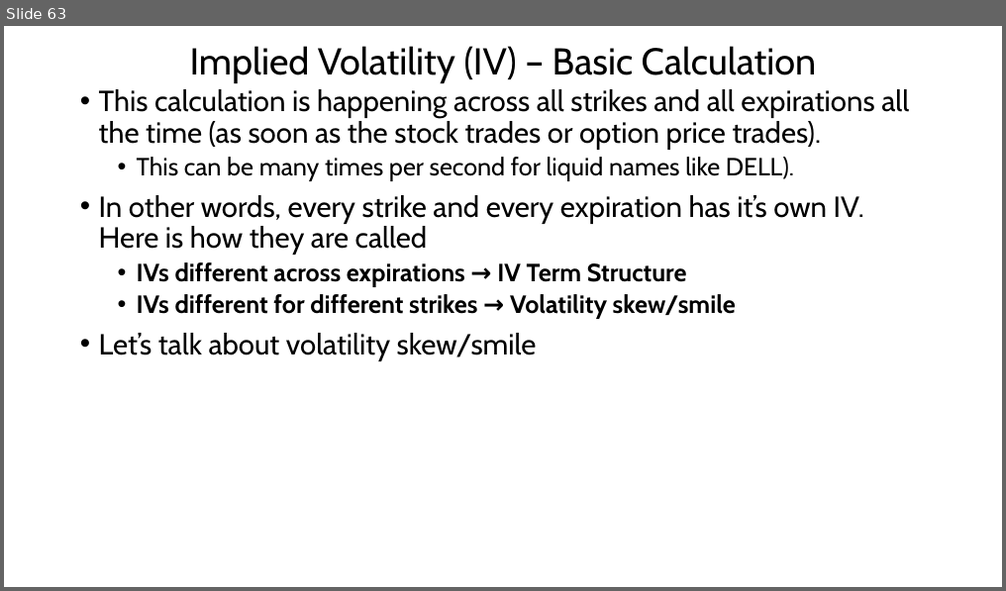
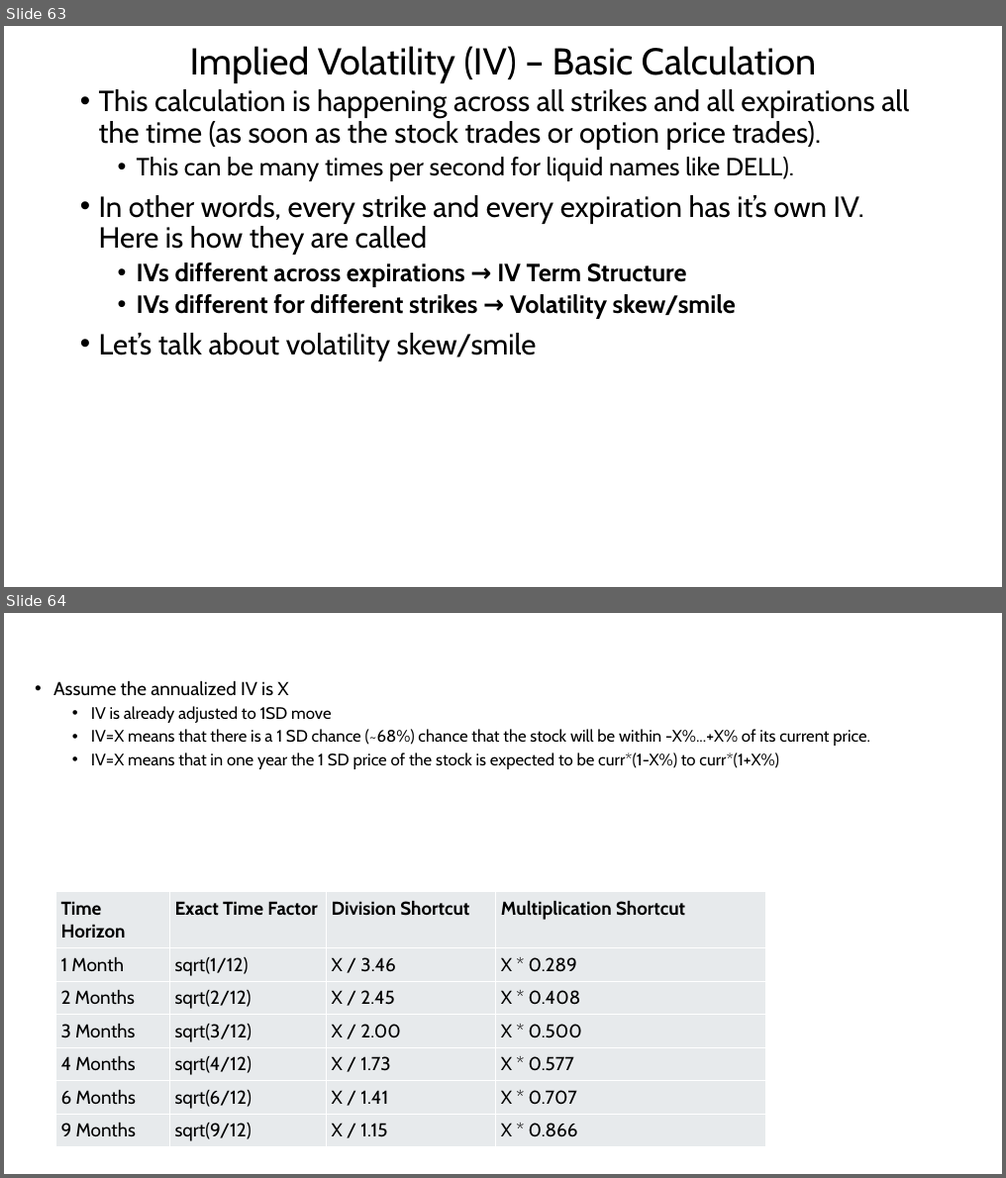
Before and after one commit to austin-stocks/python, a slide deck: User_Files/Options.pptx. Shown one above the other, each under a label of ours: slide 63 before the commit, slides 63 and 64 after it. The pictures are 1006x591 and 1006x1178 pixels, drawn with LibreOffice and Linux fonts; fonts in the diff are those of the drawing. Boxes give left, top, right and bottom in pixels: in the first picture for what was removed or moved away, otherwise in the second. Text is boxed around its words. In the diff, an @@ line names an element or a change of style, - is before the commit and + after.

```diff
--- a/User_Files/Options.pptx
+++ b/User_Files/Options.pptx
@@ slide 64 added at bbox=[4, 613, 1002, 1174], background #FFFFFF @@
@@ text added at bbox=[54, 680, 870, 769], 16 pt, text #000000 @@
+• Assume the annualized IV is X
+  • IV is already adjusted to 1SD move
+  • IV=X means that there is a 1 SD chance (~68%) chance that the stock will be within -X%...+X% of its current price.
+  • IV=X means that in one year the 1 SD price of the stock is expected to be curr*(1-X%) to curr*(1+X%)
@@ table added at bbox=[55, 892, 766, 1146], 7 rows, 4 columns @@
+Time Horizon | Exact Time Factor | Division Shortcut | Multiplication Shortcut
+1 Month | sqrt(1/12) | X / 3.46 | X * 0.289
+2 Months | sqrt(2/12) | X / 2.45 | X * 0.408
+3 Months | sqrt(3/12) | X / 2.00 | X * 0.500
+4 Months | sqrt(4/12) | X / 1.73 | X * 0.577
+6 Months | sqrt(6/12) | X / 1.41 | X * 0.707
+9 Months | sqrt(9/12) | X / 1.15 | X * 0.866
```
Also in this commit, not shown: 1 other slide added, 3 other files.
